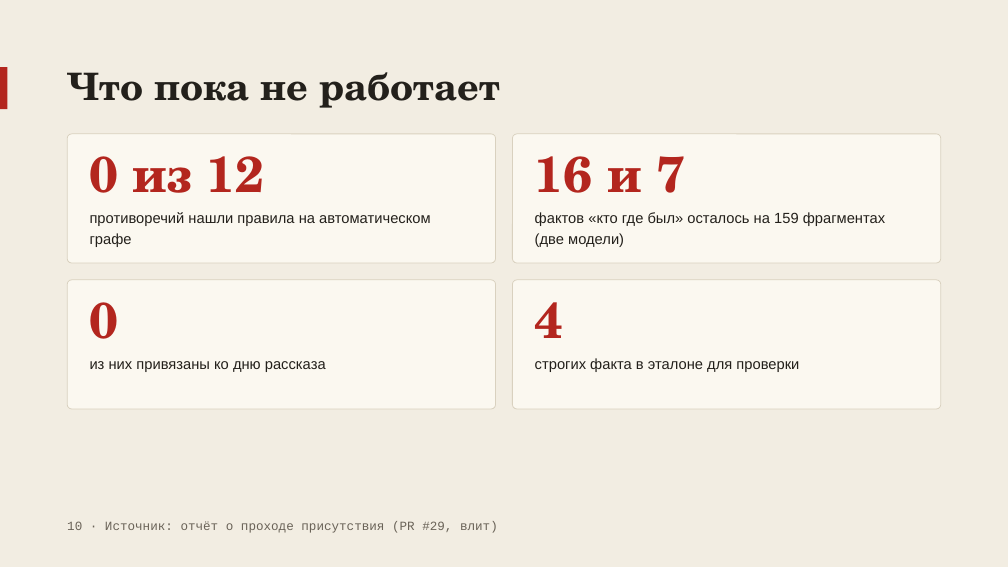
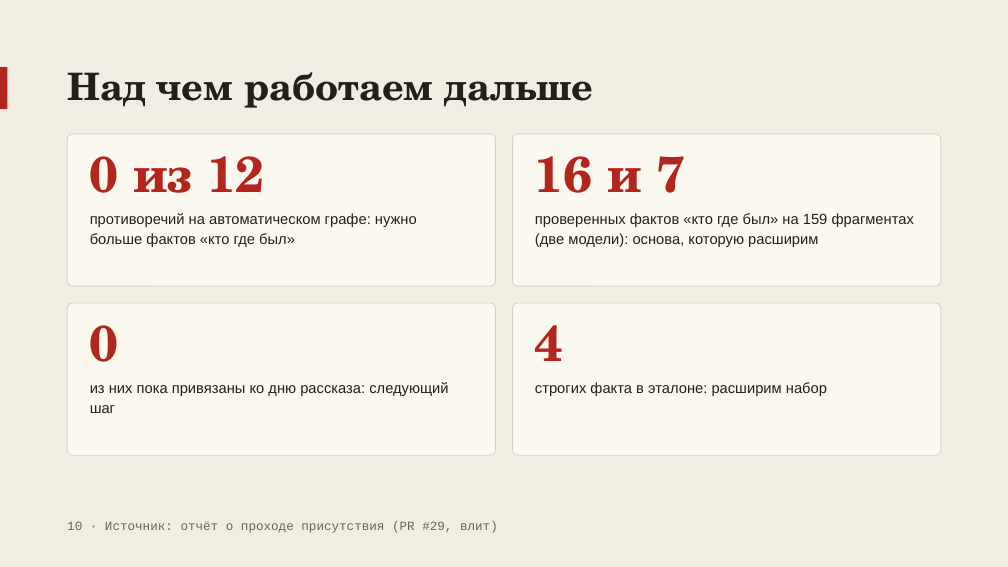
Before and after one commit to AndrewStrizhevskiy/detective-board, a slide deck: slide 10 of docs/gost/10-prezentaciya-dizajn.pptx. Drawn at 1008x567 pixels with LibreOffice and Linux fonts; fonts in the diff are those of the drawing. Boxes give left, top, right and bottom in pixels: in the first picture for what was removed or moved away, otherwise in the second. Text is boxed around its words. In the diff, an @@ line names an element or a change of style, - is before the commit and + after.

```diff
--- a/docs/gost/10-prezentaciya-dizajn.pptx
+++ b/docs/gost/10-prezentaciya-dizajn.pptx
@@ title at bbox=[67, 72, 593, 108]: text changed @@
-Что пока не работает
+Над чем работаем дальше
@@ rounded rectangle "0 из 12": place and size @@
-rounded rectangle "0 из 12" at bbox=[67, 134, 496, 263]
+rounded rectangle "0 из 12" at bbox=[67, 134, 496, 286]
@@ rounded rectangle "16 и 7": place and size @@
-rounded rectangle "16 и 7" at bbox=[513, 134, 941, 263]
+rounded rectangle "16 и 7" at bbox=[513, 134, 941, 286]
@@ text in rounded rectangle at bbox=[90, 213, 417, 247]: text changed @@
-противоречий нашли правила на автоматическом графе
+противоречий на автоматическом графе: нужно больше фактов «кто где был»
@@ text in rounded rectangle at bbox=[535, 213, 914, 247]: text changed @@
-фактов «кто где был» осталось на 159 фрагментах (две модели)
+проверенных фактов «кто где был» на 159 фрагментах (две модели): основа, которую расширим
@@ rounded rectangle "0": place and size @@
-rounded rectangle "0" at bbox=[67, 280, 496, 409]
+rounded rectangle "0" at bbox=[67, 303, 496, 455]
@@ rounded rectangle "4": place and size @@
-rounded rectangle "4" at bbox=[513, 280, 941, 409]
+rounded rectangle "4" at bbox=[513, 303, 941, 455]
@@ text in rounded rectangle at bbox=[90, 382, 448, 413]: text changed @@
-из них привязаны ко дню рассказа
+из них пока привязаны ко дню рассказа: следующий шаг
@@ text in rounded rectangle at bbox=[535, 382, 827, 396]: text changed @@
-строгих факта в эталоне для проверки
+строгих факта в эталоне: расширим набор
```
Also in this commit, not shown: 3 other slides changed, 31 other files.
